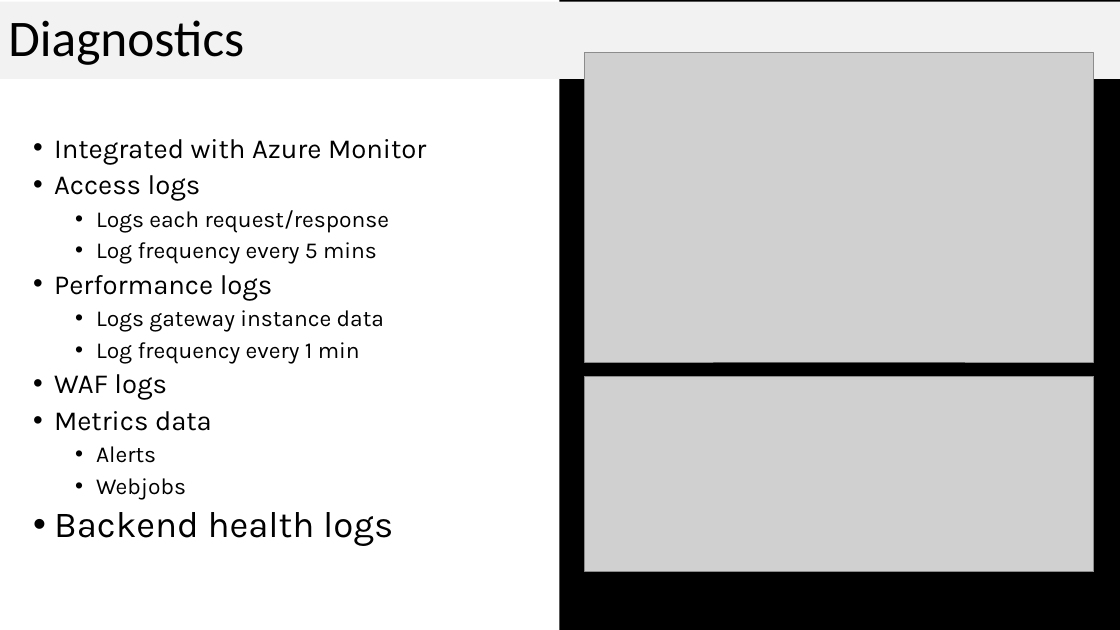
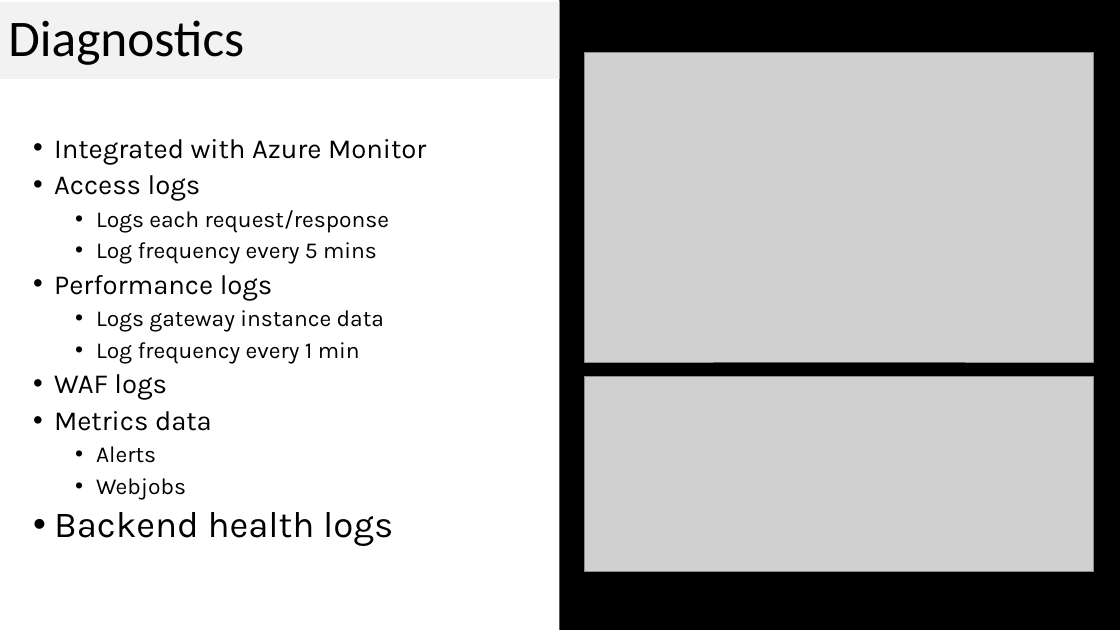
Before and after one commit to Cloudneeti/zero-downtime-azure-paas, a slide deck: slide 15 of Solution_Architecture/Zero-Downtime Architecture.pptx. Drawn at 1120x630 pixels with LibreOffice and Linux fonts; fonts in the diff are those of the drawing; grey boxes stand for pictures. Boxes give left, top, right and bottom in pixels: in the first picture for what was removed or moved away, otherwise in the second. Text is boxed around its words. In the diff, an @@ line names an element or a change of style, - is before the commit and + after.

```diff
--- a/Solution_Architecture/Zero-Downtime Architecture.pptx
+++ b/Solution_Architecture/Zero-Downtime Architecture.pptx
@@ title "Diagnostics": place and size @@
-title "Diagnostics" at (0, 2, 1120, 79)
+title "Diagnostics" at (0, 2, 560, 79)
```
Also in this commit, not shown: 4 other slides changed.
